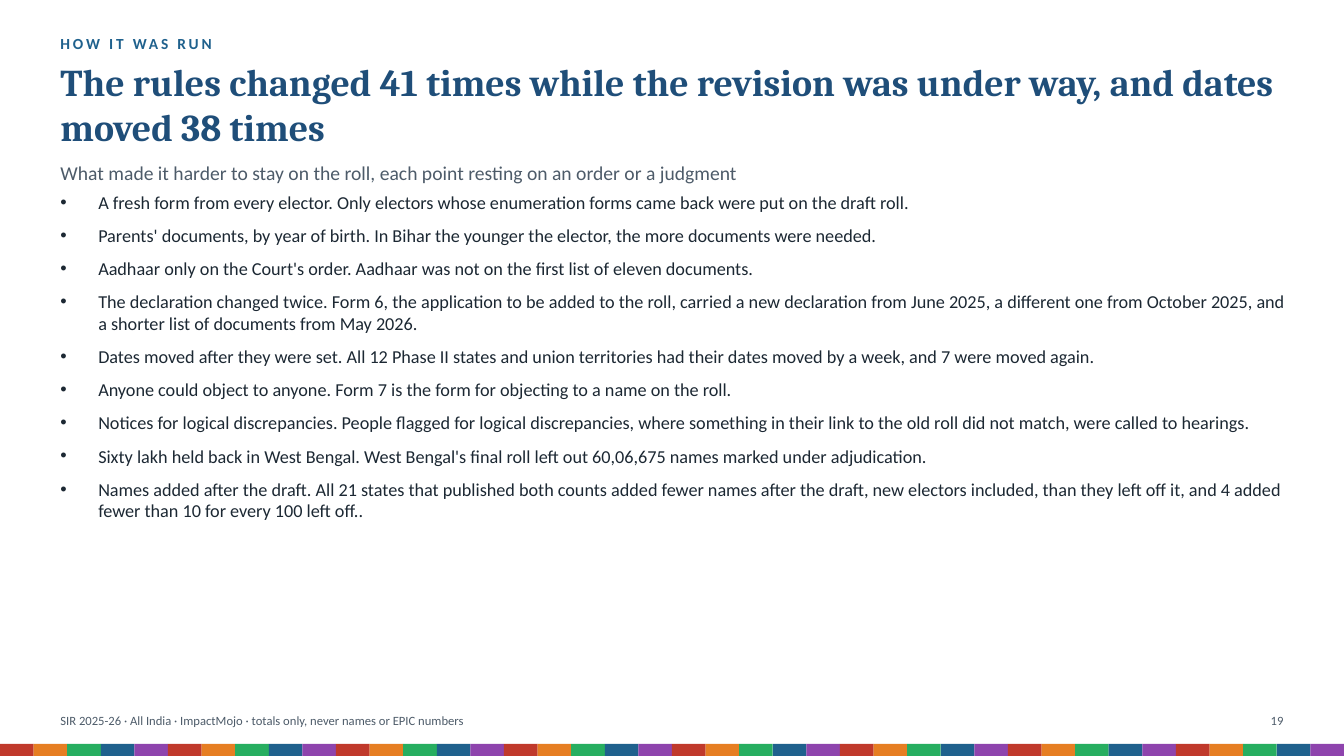
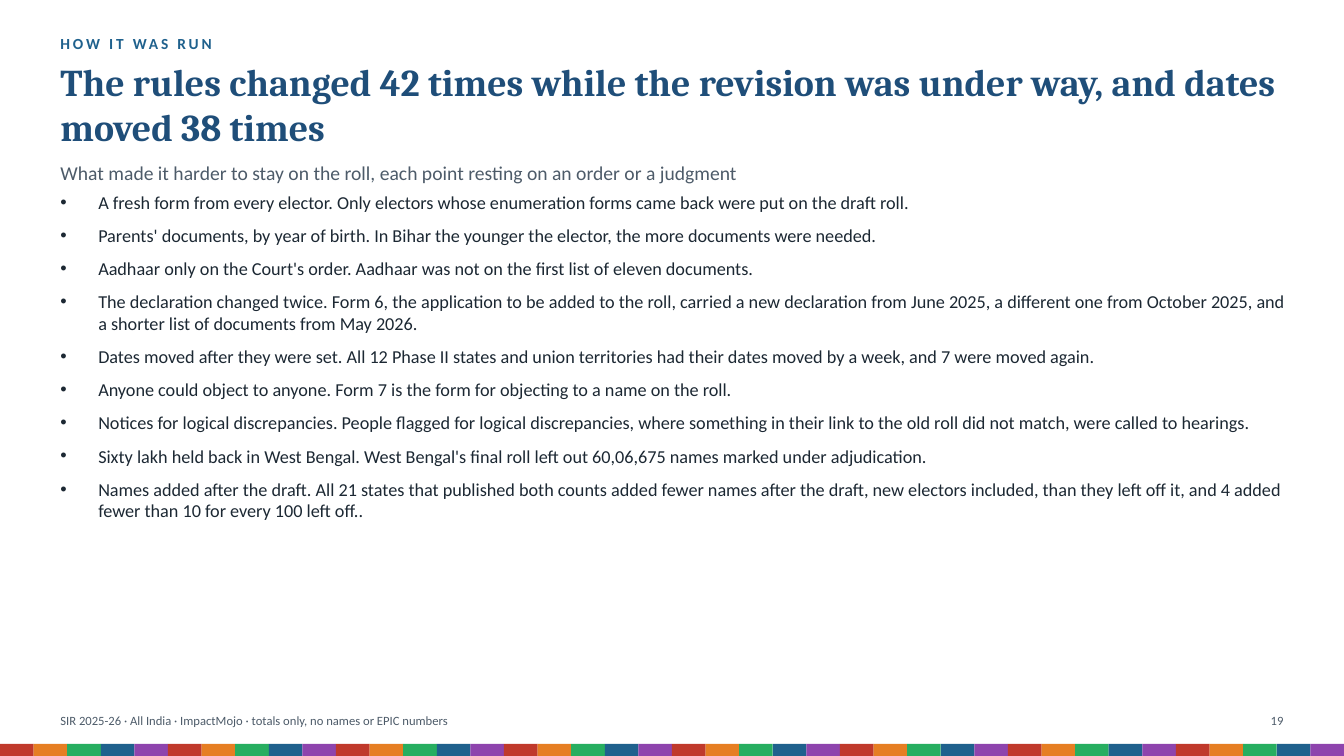
Before and after one commit to Varnasr/INDIA-DATA, a slide deck: slide 19 of reports/sir-india-deck.pptx. Drawn at 1344x756 pixels with LibreOffice and Linux fonts; fonts in the diff are those of the drawing. Boxes give left, top, right and bottom in pixels: in the first picture for what was removed or moved away, otherwise in the second. Text is boxed around its words. In the diff, an @@ line names an element or a change of style, - is before the commit and + after.

```diff
--- a/reports/sir-india-deck.pptx
+++ b/reports/sir-india-deck.pptx
@@ text at <box>60,69,1275,142</box>: text changed @@
-The rules changed 41 times while the revision was under way, and dates moved 38 times
+The rules changed 42 times while the revision was under way, and dates moved 38 times
@@ text at <box>60,716,447,727</box>: text changed @@
-SIR 2025-26 · All India · ImpactMojo · totals only, never names or EPIC numbers
+SIR 2025-26 · All India · ImpactMojo · totals only, no names or EPIC numbers
```
Also in this commit, not shown: 18 other slides changed, 35 other files.
